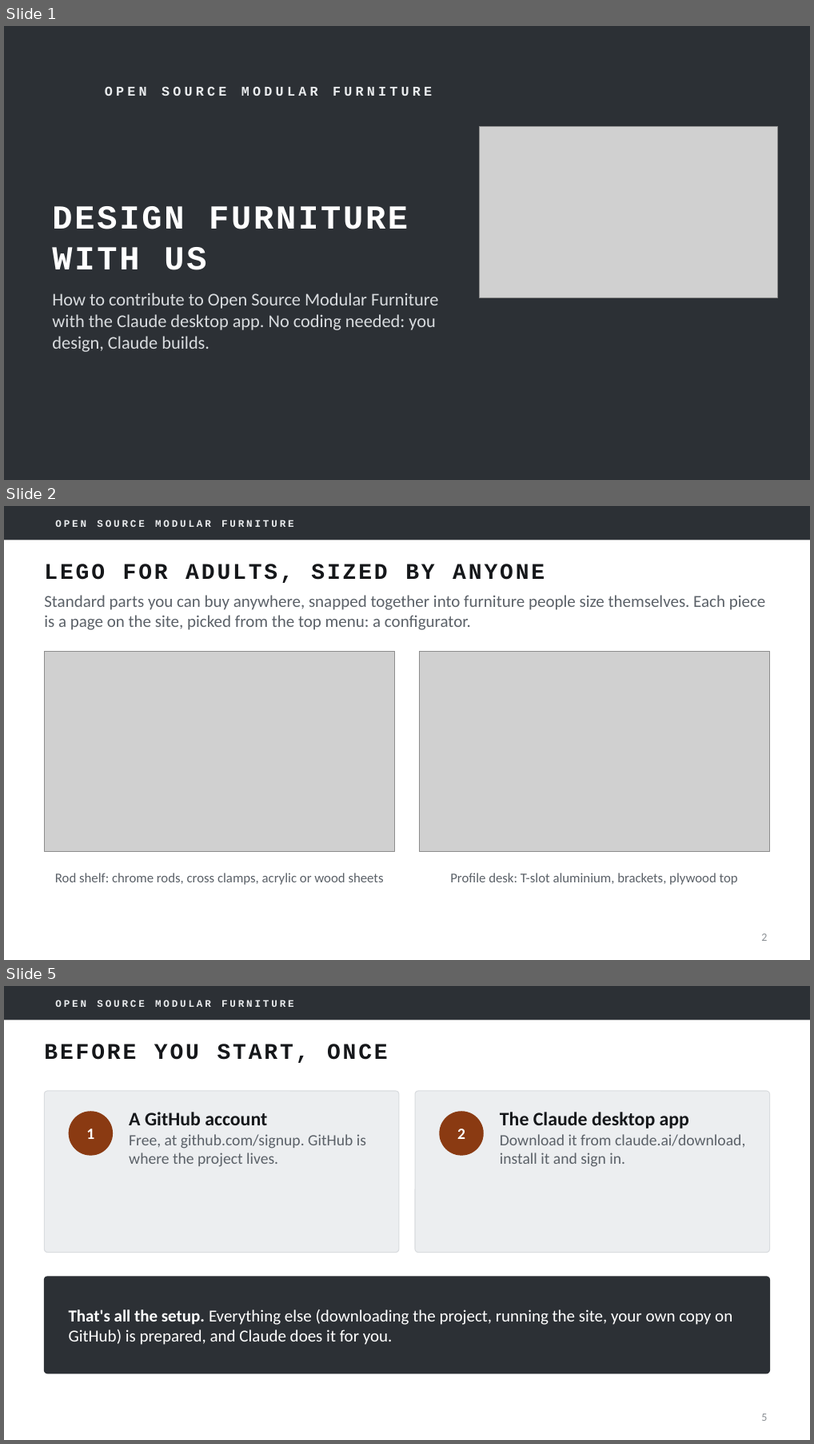
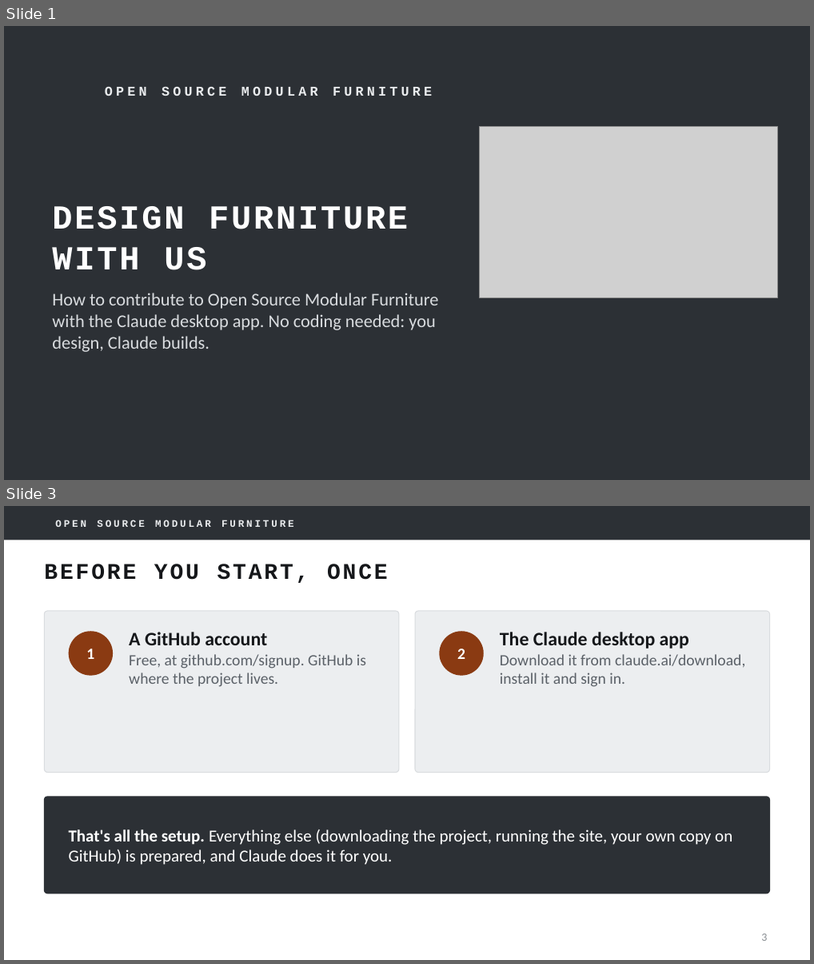
Before and after one commit to mfprado/acrylic-furniture, a slide deck: docs/contributing-guide.pptx. Shown one above the other, each under a label of ours: slides 1, 2 and 5 before the commit, slides 1 and 3 after it; the slides between them are not shown. The pictures are 814x1444 and 814x964 pixels, drawn with LibreOffice and Linux fonts; fonts in the diff are those of the drawing; grey boxes stand for pictures; background and template pictures are left out. Boxes give left, top, right and bottom in pixels: in the first picture for what was removed or moved away, otherwise in the second. Text is boxed around its words. In the diff, an @@ line names an element or a change of style, - is before the commit and + after.

```diff
--- a/docs/contributing-guide.pptx
+++ b/docs/contributing-guide.pptx
@@ slide 2 removed at [4, 506, 810, 960], background #FFFFFF; not listed: 2 template elements that a slide beside it also shows @@
@@ title removed at [44, 564, 545, 583] @@
-LEGO FOR ADULTS, SIZED BY ANYONE
@@ text removed at [44, 595, 766, 630] @@
-Standard parts you can buy anywhere, snapped together into furniture people size themselves. Each piece is a page on the site, picked from the top menu: a configurator.
@@ picture removed at [44, 651, 395, 851] @@
@@ picture removed at [419, 651, 770, 851] @@
@@ text removed at [55, 872, 384, 884] @@
-Rod shelf: chrome rods, cross clamps, acrylic or wood sheets
@@ text removed at [450, 872, 738, 884] @@
-Profile desk: T-slot aluminium, brackets, plywood top
@@ page number removed at [762, 933, 767, 940] @@
-2
@@ what was slide 5 is now slide 3 @@
@@ page number at [762, 933, 767, 940]: text changed @@
-5
+3
```
Also in this commit, not shown: 7 slides changed, 1 other slide removed.
